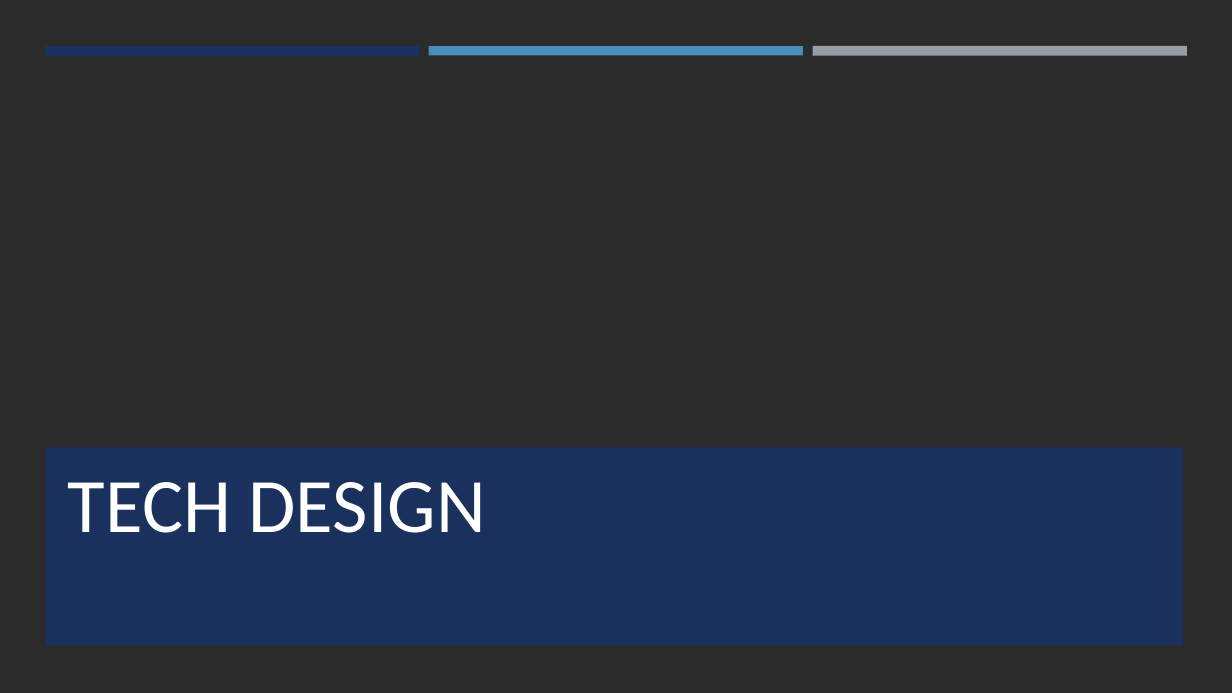
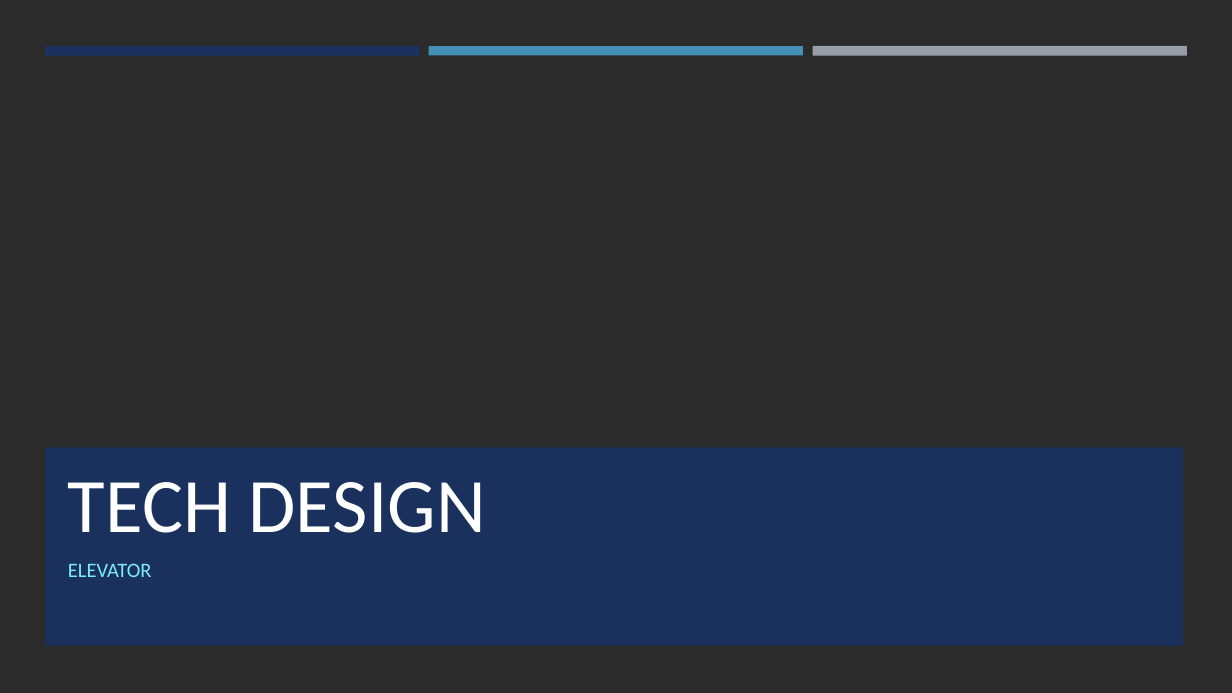
Before and after one commit to eidetech/heisProsjektMAS246, a slide deck: slide 1 of Elevator function description.pptx. Drawn at 1232x693 pixels with LibreOffice and Linux fonts; fonts in the diff are those of the drawing; background and template pictures are left out; a plain dark background stands for a picture behind light text. Boxes give left, top, right and bottom in pixels: in the first picture for what was removed or moved away, otherwise in the second. Text is boxed around its words. In the diff, an @@ line names an element or a change of style, - is before the commit and + after.

Commit message:
added undertitle

```diff
--- a/Elevator function description.pptx
+++ b/Elevator function description.pptx
@@ subtitle added at (68, 563, 152, 577), 16 pt, text #7CEBFF @@
+ELEVATOR
```
